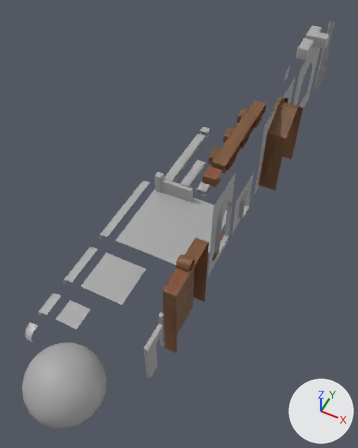
Before and after pictures for a commit that changed the FBX model Assets/Art/Environment_Art/Modules/ModularAssets2.fbx.
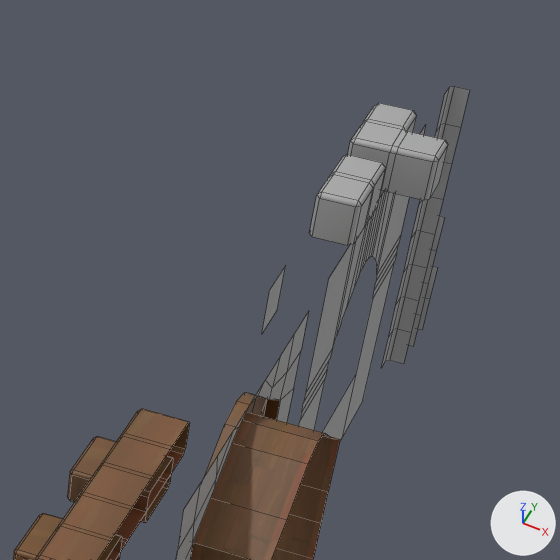
Each version appears first whole from a camera (50 mm lens) standing at (9.81, -4.43, 10.23) and looking at (5.96, 3.27, 0.6), and next in a close-up on the part from 61% to 100% of the width and 0% to 31% of the height. The axes (+X, +Y, +Z) are drawn at lower right. The lights are the same throughout. The close-ups show mesh edges as thin lines. Where no turn or scale is listed for an object, it has been applied to the vertices.

The first close-up shows 'DoorWall', 'Floor_8x24', 'Floor_8x30', 'WallCorner_x4', 'WallCorner_x8', 'Window_Big', 'WoodenBeams'.
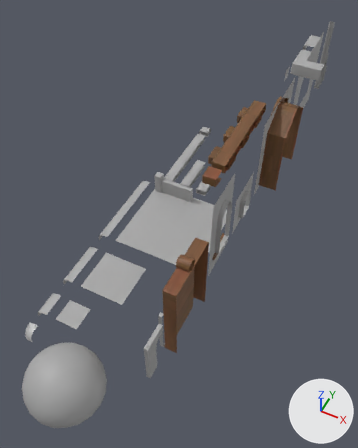
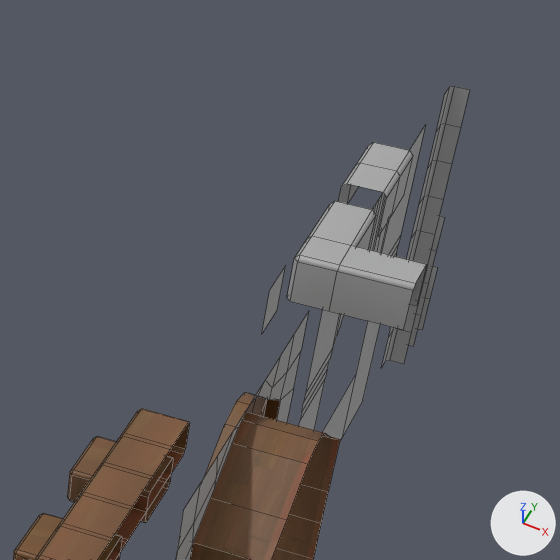
What changed in the scene script:
```text
Add me_mesh_030_1:
    me_mesh_030_1.from_pydata(...)  # 26 vertices, 17 faces; spans x -0.375..0.375, y -0.375..0.375, z -0.15..0.15
    me_mesh_030_1.materials.append(mat_standardsurface1)  # grey #aaaaaa
Add me_mesh_025_1:
    me_mesh_025_1.from_pydata([(-0.15, 0.3, -0.15), (-0.12, 0.3, 0.15), (-0.15, 0.3, 0.12), (0.15, 0.3, -0.15), (0.15, 0.3, 0.12), (0.12, 0.3, 0.15), (-0.15, 0.0, -0.15), (-0.12, 0.0, 0.15), (-0.15, 0.0, 0.12), (0.15, 0.0, -0.15), (0.15, 0.0, 0.12), (0.12, 0.0, 0.15), (-0.15, -0.3, -0.15), (-0.12, -0.3, 0.15), (-0.15, -0.3, 0.12), (0.15, -0.3, -0.15), (0.12, -0.3, 0.15), (0.15, -0.3, 0.12)], [], [(1, 2, 8, 7), (4, 5, 11, 10), (8, 6, 12, 14), (8, 14, 13, 7), (11, 7, 13, 16), (15, 9, 10, 17), (11, 16, 17, 10), (5, 1, 7, 11), (2, 0, 6, 8), (4, 10, 9, 3)])
    me_mesh_025_1.materials.append(mat_standardsurface1)  # grey #aaaaaa
Remove ob_floor_8x30:
    ob_floor_8x30 = bpy.data.objects.new('Floor_8x30', me_mesh_025)
    ob_floor_8x30.location = (7.308, 8.121, 3.446)
Remove ob_floor_8x24:
    ob_floor_8x24 = bpy.data.objects.new('Floor_8x24', me_mesh_026)
    ob_floor_8x24.location = (7.443, 8.906, 3.446)
Add ob_wallroof_corner:
    ob_wallroof_corner = bpy.data.objects.new('WallRoof_Corner', me_mesh_030_1)
    ob_wallroof_corner.location = (7.675, 7.253, 3.528)
Add ob_wallroof_x2:
    ob_wallroof_x2 = bpy.data.objects.new('WallRoof_x2', me_mesh_025_1)
    ob_wallroof_x2.location = (7.45, 8.17, 3.528)
```

Pixel boxes (x1, y1, x2, y2) of what changed, in the close-ups (560 x 560 px):
'WallRoof_Corner', added
    after: (287, 201, 427, 330)
'Floor_8x24', deleted
    before: (348, 103, 448, 200)
'Floor_8x30', deleted
    before: (309, 155, 386, 245)
'WallRoof_x2', added
    after: (338, 142, 413, 235)
